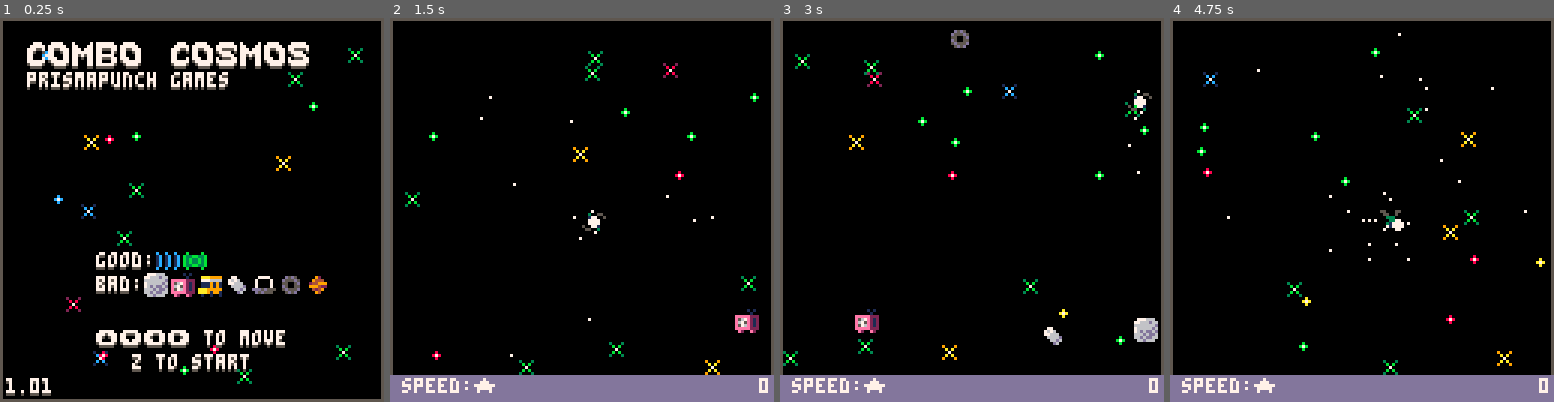
Above: before the commit, frames 1-4 (left to right).
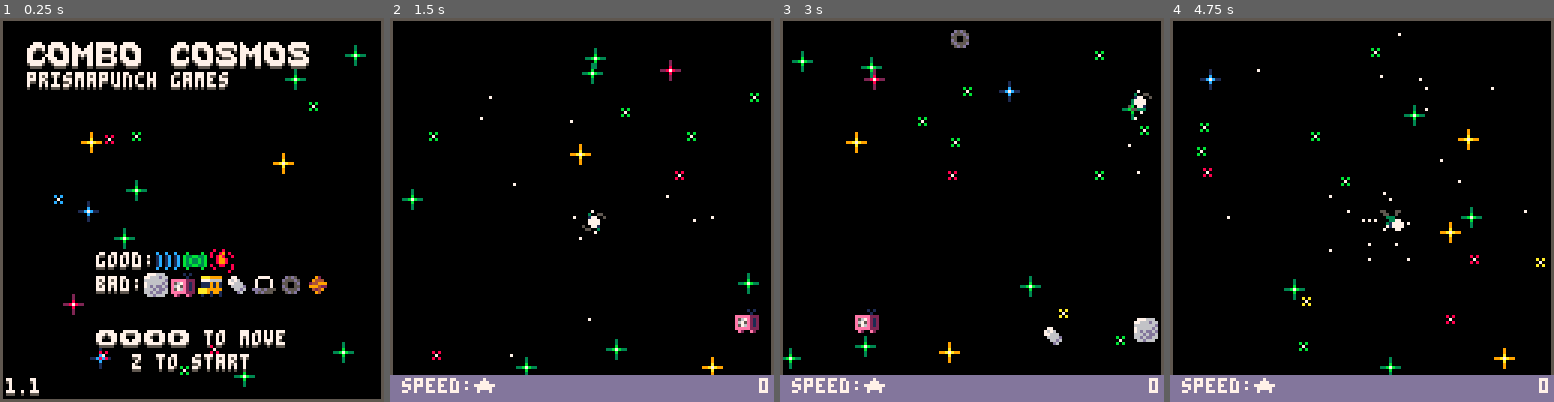
Above: after the commit, the same moments.

Repository: ToasterBiome/combo-cosmos
Game: PICO-8 cartridge combocosmos.p8
The game is run twice, just before and just after one commit, with the same random seed, the same clock (stepped at 60 frames per second) and the same inputs.
Inputs:
- Up to frame 1 (0.25 s): no input
- Up to frame 2 (1.5 s): tap O (Z key) at 0.7 s
- Up to frame 3 (3 s): hold Right 1.6-2.1 s; tap O (Z key) every 0.4 s from 1.7 to 2.9 s; hold Up 2.15-2.42 s; hold Right from 2.47 s (still down)
- Up to frame 4 (4.75 s): release Right at 3.03 s; hold Left 3.08-3.58 s; tap O (Z key) every 0.4 s from 3.3 to 4.5 s; hold Down 3.63-3.97 s; hold Right 4.02-4.68 s; hold Up from 4.73 s (still down)

The runs differ from the first frame. In frame 1, 1.9% of the frame differs, in the area x 7-96%, y 7-99%; in frame 2, 1.4%; in frame 3, 1.6%; in frame 4, 1.5%.

Commit message:
version 1.1

Diff:
--- a/combocosmos.p8
+++ b/combocosmos.p8
@@ -1,8 +1,8 @@
 pico-8 cartridge // http://www.pico-8.com
-version 35
+version 41
 __lua__
 function _init()
-	version = 1.01
+	version = 1.1
 	t=0
 	star_timer = 0
 	make_colors()
@@ -12,6 +12,7 @@
 	music(0)
 	score = 0
 	hi_score = 0
+	intensity = 0
 	for i=0,20 do
 		local col = colors_string[ceil(rnd(4))]
 		local size = anim_string[ceil(rnd(2))]
@@ -31,6 +32,8 @@
 		local size = anim_string[ceil(rnd(2))]
 		new_particle(127,rnd(128),-rnd(0.5) - 0.25,rnd(0.125)-0.0625,rnd(5) + 48,col,nil,size)
 	end
+
+	handle_shake()
 
 	if intro then
 		if btn(4) then
@@ -53,6 +56,7 @@
 			meteor_speed = 1
 			music(0)
 			score = 0
+			intensity = 0
 			sfx(14,2)
 			make_explosion_combo(player.x,player.y)
 			end
@@ -67,6 +71,9 @@
 			make_boost()
 		end
 	end
+	for d in all(debris_list) do
+		d:update()
+	end
 	for m in all(meteors) do
 		m:update()
 	end
@@ -83,6 +90,9 @@
 	cls()
 	for p in all(particles) do
 		p:draw()
+	end
+	for d in all(debris_list) do
+		d:draw()
 	end
 	for m in all(meteors) do
 		m:draw()
@@ -153,8 +163,8 @@
 		spr(i + 16,48 + (i * 9), 128-43)
 	end
 	nicetext("good:",32,128-50)
-	for i=0,1 do
-		spr(i + 34,52 + (i * 9), 128-51)
+	for i=0,2 do
+		spr(i + 12,52 + (i * 9), 128-51)
 	end
 
 	nicetext(version,2,128-8)
@@ -176,10 +186,11 @@
 	colors["green"] = {11,3}
 	colors["blue"] = {12,1}
 	anim = {}
-	anim_string = {"big","mid","sml"}
+	anim_string = {"big","mid","sml","flm"}
 	anim["big"] = {48,49}
 	anim["mid"] = {50,51}
 	anim["sml"] = {52}
+	anim["flm"] = {58,59,60,61}
 end
 
 function new_particle(x,y,dx,dy,sprite,col,life,animation)
@@ -191,12 +202,14 @@
 	particle.sprite = sprite
 	particle.col = col
 	particle.animation = animation
+	particle.ot = animation == "flm"
+	particle.otv = 0
 	if(life == nil) then particle.life = 800 else particle.life = life end
 	particle.draw = function(this)
 		pal(12,colors[this.col][1])
 		pal(1,colors[this.col][2])
 		if this.animation then
-			spr(getframe(anim[this.animation]),this.x,this.y)
+			spr(getframe(anim[this.animation],this.otv),this.x,this.y)
 		else
 			spr(this.sprite,this.x,this.y)
 		 end
@@ -204,6 +217,9 @@
 	particle.update = function(this)
 		this.x += dx
 		this.y += dy
+		if this.ot then
+			this.otv += 1
+		end
 		if not in_bounds(this.x,this.y) then
 			del(particles,this)
 		end
@@ -226,7 +242,7 @@
 function make_explosion_boost(x,y)
 	for i=0,4 do
 		local dx = -rnd(1) - 1
-		local dy = rnd(1)-0.5
+		local dy = rnd(2)-1
 		new_particle(x,y,dx,dy,53,"blue",60)
 	end
 end
@@ -239,11 +255,41 @@
 	end
 end
 
+function make_explosion_flame(x,y)
+	for i=0,4 do
+		local dx = rnd(1) - 1
+		local dy = rnd(1) - 1
+		new_particle(x,y,dx,dy,53,"red",60,"mid")
+	end
+end
+
+function make_explosion_flame_boost(x,y)
+	for i=0,8 do
+		local dx = -rnd(2)
+		local dy = rnd(1) - 0.5
+		new_particle(x,y,dx,dy,58,"red",48,"flm")
+	end
+end
+
 function make_explosion_combo(x,y)
 	for i=0,10 do
 		local dx = rnd(2)-1
 		local dy = rnd(2)-1
 		new_particle(x,y,dx,dy,52,"blue",60)
+	end
+end
+
+function handle_shake()
+	local offset_x = rnd(8)-4
+	local offset_y = rnd(8)-4
+
+	offset_x *= intensity
+	offset_y *= intensity
+	camera(offset_x,offset_y)
+	intensity *= 0.97
+	if intensity < 0.05 then
+			intensity = 0
+			camera(0,0)
 	end
 end
 
@@ -280,7 +326,10 @@
 	return true
 end
 
-function getframe(anim)
+function getframe(anim, otv)
+	if otv then
+		return anim[flr(otv/16)%#anim+1]
+	end
 	return anim[flr(t/16)%#anim+1]
 end
 -->8
@@ -296,7 +345,8 @@
 	player.box = {x1=2,x2=6,y1=2,y2=6}
 	player.shield = false
 	player.shield_anim = {36,37,38,39,40,40,40,40}
-
+	player.flame_anim = {54,55,56,57}
+	player.flaming = false
 	player.update_sprite = function(this)
 		this.sprite = rnd(6)+1
 	end
@@ -321,6 +371,14 @@
 			this.dy += (4/60)
 			updated = true
 		end
+		if	btn(4) and this.flaming then
+			this.flaming = false
+			make_explosion_flame_boost(this.x,this.y)
+			meteor_speed += 0.5
+			intensity += 0.125
+			sfx(18,1)
+			updated = true
+		end
 
 		if not updated then
 			this.dx *= 0.95
@@ -358,12 +416,20 @@
 		for m in all(meteors) do
 			if coll(this,m) then
 				del(meteors,m)
+				intensity = 0.0625
 				if this.shield then
 					make_explosion_shield(this.x,this.y)
 					this.shield = false
 					this:update_sprite()
 					this.dx = -meteor_speed * 0.5
 					sfx(16,1)
+				elseif this.flaming then
+					this.flaming = false
+					this:update_sprite()
+					sfx(16,1)
+					for i=1,4 do
+						make_debris(this.x,this.y,rnd(1)-0.5,rnd(1)-0.5)
+					end
 				else
 					meteor_speed -= 0.5
 					this:update_sprite()
@@ -376,6 +442,7 @@
 						meteors = {}
 						boosts = {}
 						texts = {}
+						debris_list = {}
 						this.dy = -4
 						this.dx = rnd(4)-2
 						sfx(2,1)
@@ -399,6 +466,12 @@
 				elseif b.type == "shield" then
 					make_explosion_shield(this.x,this.y)
 					this.shield = true
+					this.flaming = false
+					sfx(15,1)
+				elseif b.type == "flame" then
+					make_explosion_flame(this.x,this.y)
+					this.flaming = true
+					this.shield = false
 					sfx(15,1)
 				end
 				score += b.points
@@ -421,6 +494,9 @@
 		spr(this.sprite,this.x,this.y)
 		if this.shield then
 			spr(getframe(this.shield_anim),this.x,this.y)
+		end
+		if this.flaming then
+			spr(getframe(this.flame_anim),this.x,this.y)
 		end
 
 		--(this.x,this.y,1,8)
@@ -463,17 +539,23 @@
 	boost.y = rnd(128-16)
 	boost.box = {x1=0,x2=8,y1=0,y2=8}
 
-
-	if rnd() > 0.5 then
+	rand_val = rnd()
+
+	if rand_val > 0.6 then
 		boost.type = "boost"
-		boost.sprite = 34
+		boost.sprite = 12
 		boost.points = 100
 		boost.color = "blue"
-	else
+	elseif rand_val > 0.3 then
 		boost.type = "shield"
-		boost.sprite = 35
+		boost.sprite = 13
 		boost.points = 50
 		boost.color = "green"
+	else
+		boost.type = "flame"
+		boost.sprite = 14
+		boost.points = 75
+		boost.color = "red"
 	end
 
 	boost.update = function(this)
@@ -518,6 +600,46 @@
 
 	add(texts,text)
 end
+-->8
+debris_list = {}
+
+function make_debris(x,y,dx,dy)
+	local debris = {}
+	debris.x = x
+	debris.y = y
+	debris.dx = dx
+	debris.dy = dy
+	debris.box = {x1=2,x2=6,y1=2,y2=6}
+
+	debris.update = function(this)
+		this.dy += 0.0125
+		this.x += this.dx
+		this.y += this.dy
+		if not in_bounds(this.x,this.y) then
+			del(debris_list, this)
+		end
+		if t % 16 == 0 then
+			new_particle(this.x,this.y,-dx * 0.25,-dy * 0.25,52,"red",30,nil)
+		end
+		for m in all(meteors) do
+			if coll(this,m) then
+				del(meteors,m)
+				make_text(this.x,this.y,"+25",11,60)
+				score += 25
+				del(debris_list, this)
+				sfx(17,1)
+			end
+		end
+	end
+
+	debris.draw = function(this)
+		pal()
+		spr(23,this.x,this.y)
+	end
+
+	add(debris_list,debris)
+end
+
 
 
 
Not shown, changed: 27 lines of the sprite sheet (__gfx__) section of combocosmos.p8
Not shown, changed: the sound effects (__sfx__) section of combocosmos.p8
